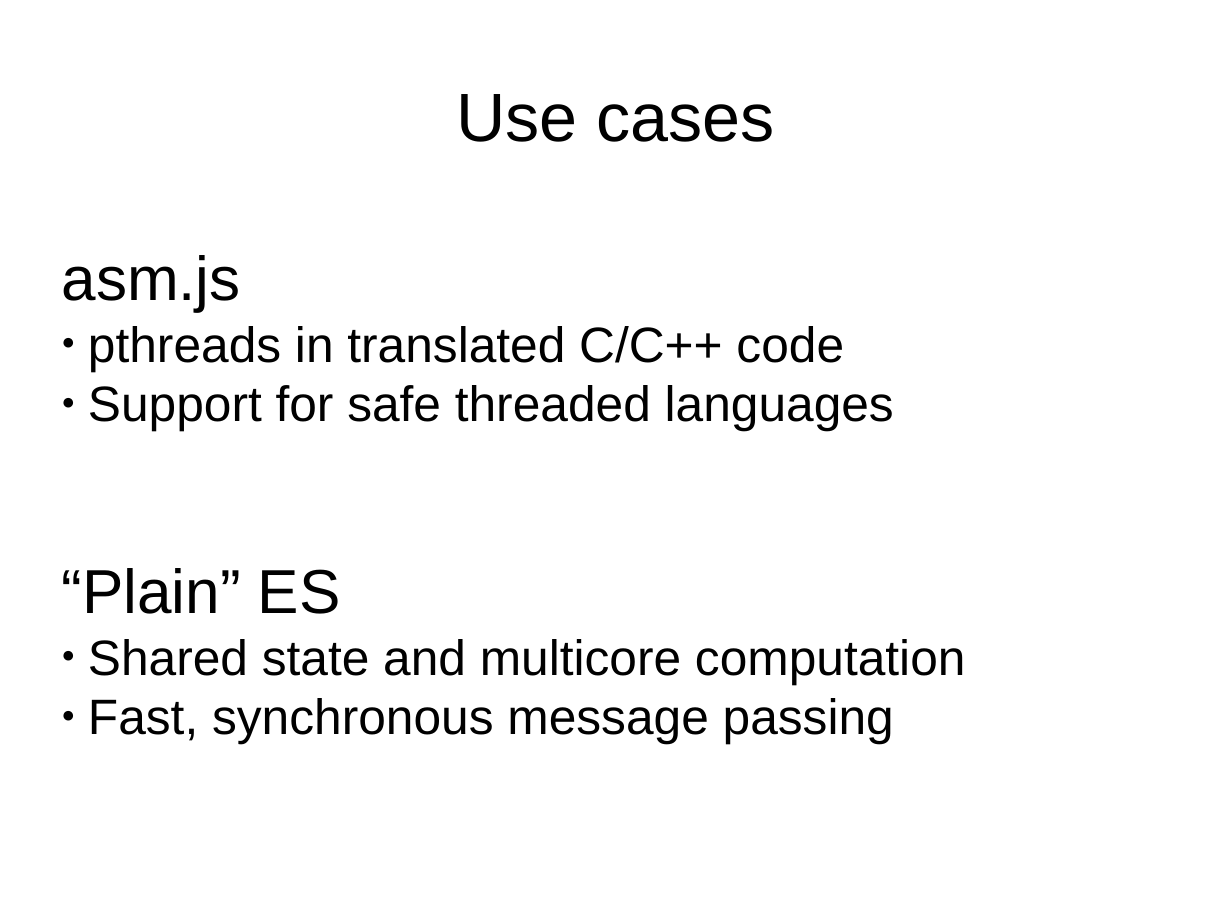
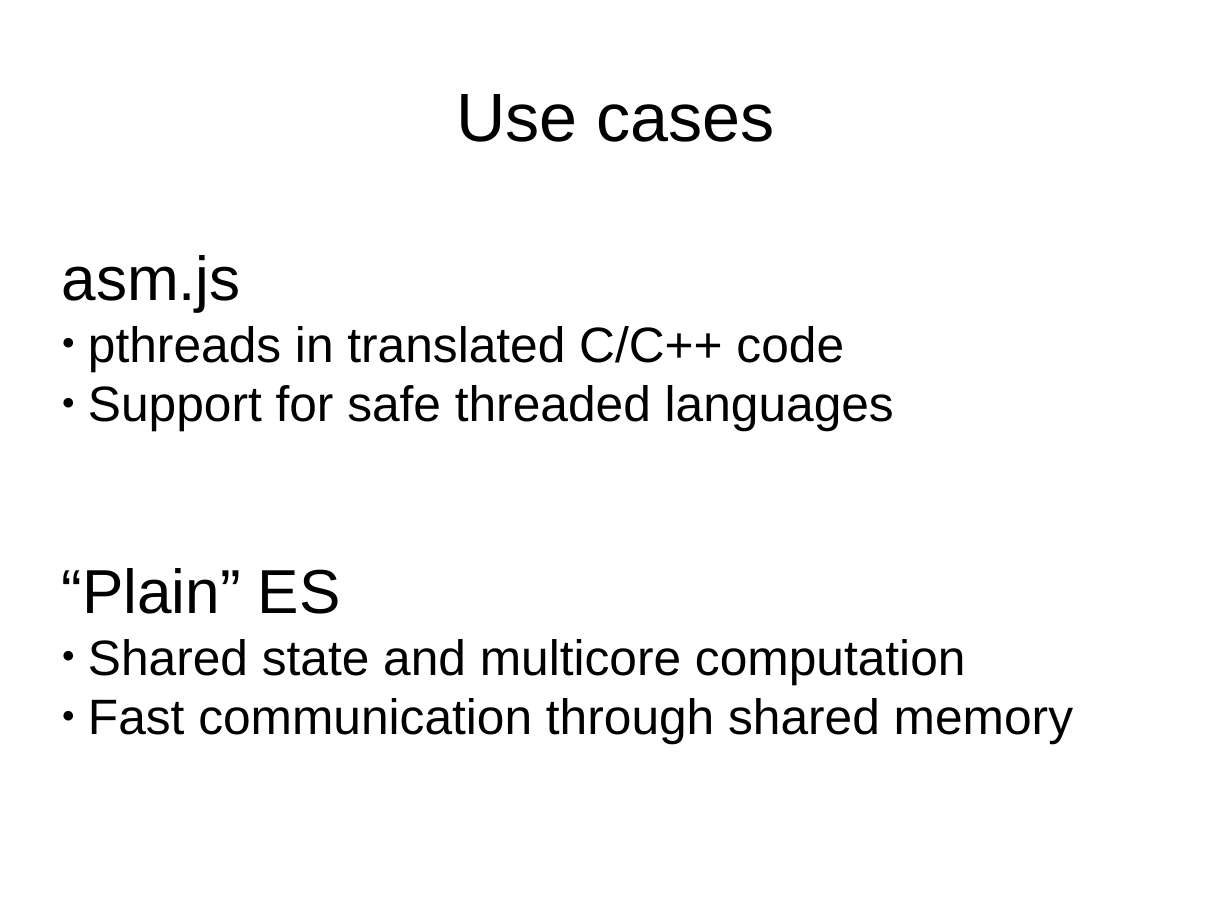
Before and after one commit to tc39/proposal-ecmascript-sharedmem, a slide deck: slide 3 of tc39/presentation-sept-2015.odp. Drawn at 1232x924 pixels with LibreOffice and Linux fonts; fonts in the diff are those of the drawing. Boxes give left, top, right and bottom in pixels: in the first picture for what was removed or moved away, otherwise in the second. Text is boxed around its words. In the diff, an @@ line names an element or a change of style, - is before the commit and + after.

```diff
--- a/tc39/presentation-sept-2015.odp
+++ b/tc39/presentation-sept-2015.odp
@@ subtitle at box(88, 698, 1073, 744): text changed @@
-● Fast, synchronous message passing
+● Fast communication through shared memory
```
Also in this commit, not shown: 8 other slides changed, 1 slide added.
